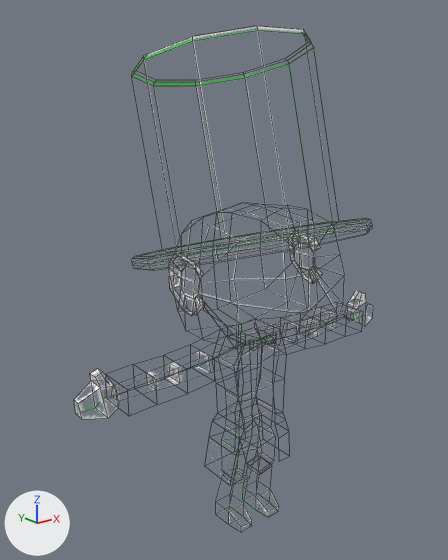
One commit to the FBX model Assets/Models/Abe.FBX: the scene before it, then after it.
Before and after are seen from a camera (50 mm lens) standing at (-1.091, -1.231, 1.289) and looking at (-0.039, 0.084, 0.763). Lighting does not change. The marker at lower left points along +X, +Y and +Z. Mesh edges are drawn as thin lines. Where no turn or scale is listed for an object, it has been applied to the vertices.

The first picture shows 'Body', 'Hat', 'Head', 'LeftArm', 'LeftLeg', 'Overcoat', 'RightArm', 'RightLeg'.
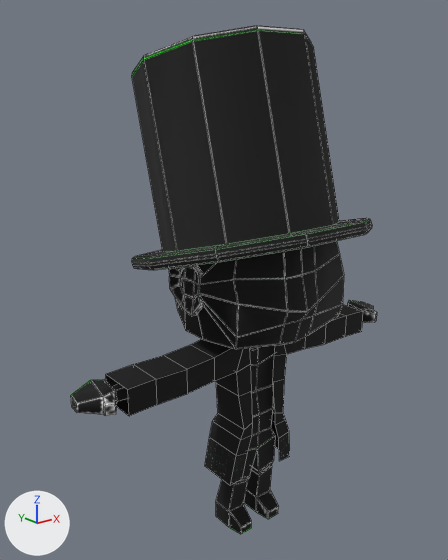
What differs and where, as boxes (x1, y1, x2, y2) in the pictures (448 x 560 px; the box of a moved part takes in the faces that stretch with it):
'Hat', surface changed: (132, 25, 372, 270) in both
'Head', surface changed: (168, 203, 344, 349) in both
'Overcoat', surface changed: (106, 305, 363, 486) in both
'Body', surface changed: (218, 329, 280, 452) in both
'RightArm', surface changed, reshaped, moved, turned, rescaled: before (255, 291, 373, 350); after (71, 379, 128, 416)
'LeftLeg', surface changed: (216, 436, 279, 532) in both
'RightLeg', surface changed: (216, 425, 279, 534) in both
'LeftArm', surface changed, reshaped, moved: before (74, 338, 244, 419); after (348, 300, 377, 323)
part 1 of me_mesh_006, moved or reshaped: before (345, 291, 373, 326); after (71, 379, 117, 416)
part 2 of me_mesh_006, surface changed: before (350, 298, 373, 326); after (71, 380, 102, 404)
part 4 of me_mesh_003, moved or reshaped: before (74, 338, 244, 419); after (348, 300, 377, 323)

Diff of the bpy script that builds the scene:
```diff
--- a/Assets/Models/Abe.FBX.py
+++ b/Assets/Models/Abe.FBX.py
@@ mat_abe @@
 mat_abe = principled_material('Abe')
-mat_abe.texture = img_abe_png  # with its transparency
+mat_abe.texture = img_abe_png
 mat_abe.roughness = 0.859
@@ mat_abecoat @@
 mat_abecoat = principled_material('AbeCoat')
-mat_abecoat.texture = img_abecoat_png  # with its transparency
+mat_abecoat.texture = img_abecoat_png
 mat_abecoat.roughness = 0.859
@@ mat_abehat @@
 mat_abehat = principled_material('AbeHat')
-mat_abehat.texture = img_abehat_png  # with its transparency
+mat_abehat.texture = img_abehat_png
 mat_abehat.roughness = 0.859
@@ me_mesh_003 @@
 # used by ob_leftarm; location = (0.056, 0.035, 0.008)
-me_mesh_003.from_pydata(...)  # 36 vertices, 34 faces; spans x -0.597..-0.109, y -0.057..0.02, z 0.517..0.631
+me_mesh_003.from_pydata(...)  # 36 vertices, 34 faces; spans x -0.002..0.49, y -0.092..0.022, z 0.524..0.597
+# me_mesh_003 part 4: the whole mesh is rebuilt
+# me_mesh_003 part 5: the surface is now shaded smooth
 me_mesh_003.materials.append(mat_abe)
@@ me_mesh_006 @@
 # used by ob_rightarm; location = (0.056, 0.035, 0.008); scale = (0.0132, 0.00948, 0.0132)
-me_mesh_006.from_pydata(...)  # 36 vertices, 34 faces; spans x -0.2..37.2, y -6.0..2.1, z 39.3..48.0
+me_mesh_006.from_pydata(...)  # 36 vertices, 34 faces; spans x -0.2..37.2, y -9.7..2.3, z 39.8..45.4
+# me_mesh_006 part 1
+# 2 vertices are removed from x 30.1, y -5.6..0.5, z 40.8..44.7
+# 17 faces are deleted
+# 14 vertices move from x 30.1..37.2, y -5.6..1.5, z 39.3..48.0 to x 30.2..37.2, y -9.7..2.3, z 39.8..44.9
+# 2 vertices are added at (30.2, 0.3, 44.9), (30.2, -5.1, 40.6)
+# 17 new faces join them
+# me_mesh_006 part 2: 2 kept faces spanning x 32.3..37.2, y -6.2..2.3, z 39.8..44.9 get new texture (UV) coordinates
+# me_mesh_006 part 3: the surface is now shaded smooth
 me_mesh_006.materials.append(mat_abe)
@@ ob_rightarm @@
 ob_rightarm = bpy.data.objects.new('RightArm', me_mesh_006)
-ob_rightarm.location = (0.056, 0.035, 0.008)
-ob_rightarm.scale = (0.0132, 0.00948, 0.0132)
+ob_rightarm.location = (-0.056, 0.035, 0.008)
+ob_rightarm.rotation_euler = (3.142, 0.0, 0.0)  # degrees (180, 0, 0)
+ob_rightarm.scale = (-0.0132, -0.00948, -0.0132)
```
